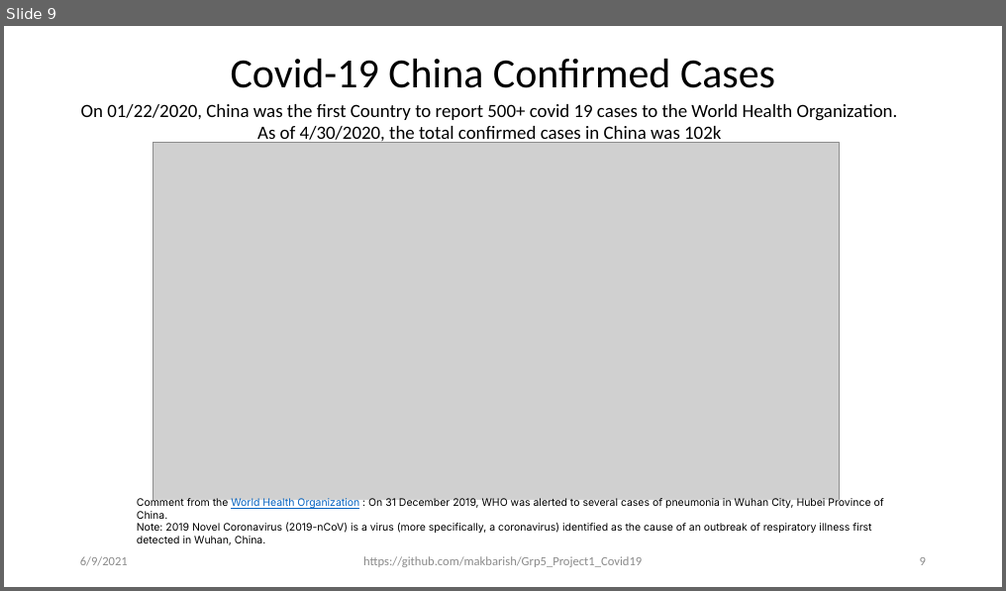
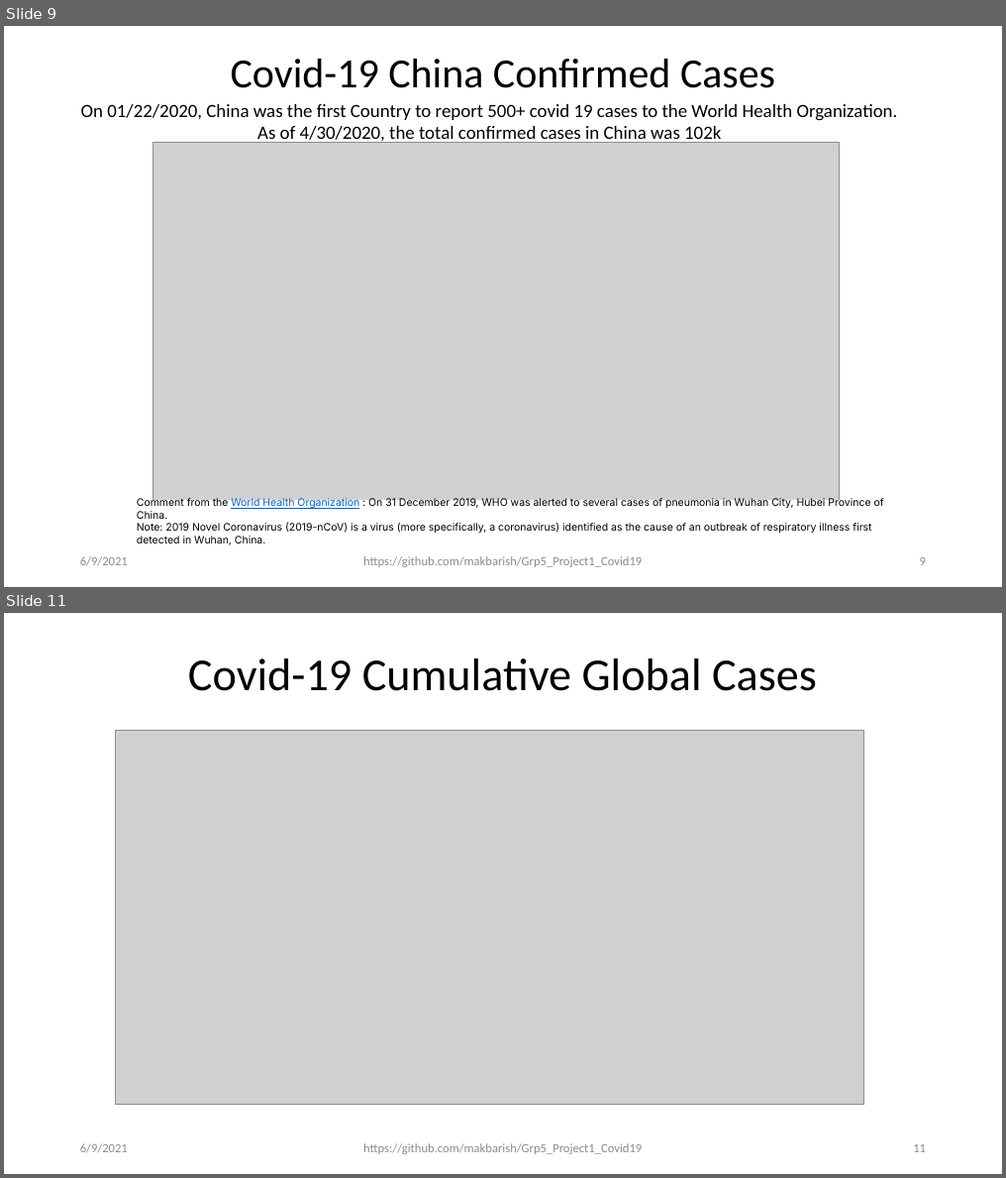
Before and after one commit to makbarish/Grp5_Project1_Covid19, a slide deck: Clay/Novel_Corona_Virus_2019.pptx. Shown one above the other, each under a label of ours: slide 9 before the commit, slides 9 and 11 after it; the slides between them are not shown. The pictures are 1006x591 and 1006x1178 pixels, drawn with LibreOffice and Linux fonts; fonts in the diff are those of the drawing; grey boxes stand for pictures. Boxes give left, top, right and bottom in pixels: in the first picture for what was removed or moved away, otherwise in the second. Text is boxed around its words. In the diff, an @@ line names an element or a change of style, - is before the commit and + after.

```diff
--- a/Clay/Novel_Corona_Virus_2019.pptx
+++ b/Clay/Novel_Corona_Virus_2019.pptx
@@ slide 11 added at bbox=[4, 613, 1002, 1174], background #FFFFFF @@
@@ title added at bbox=[188, 659, 817, 691], 44 pt, text #000000 @@
+Covid-19 Cumulative Global Cases
@@ picture added at bbox=[116, 731, 864, 1105] @@
@@ text added at bbox=[80, 1144, 128, 1154], 12 pt, text #8C8C8C @@
+6/9/2021
@@ text added at bbox=[363, 1144, 642, 1155], 12 pt, text #8C8C8C @@
+https://github.com/makbarish/Grp5_Project1_Covid19
@@ page number added at bbox=[913, 1145, 926, 1153], 12 pt, text #8C8C8C @@
+11
```
Also in this commit, not shown: 8 slides changed, 1 other slide added, 1 other file.
